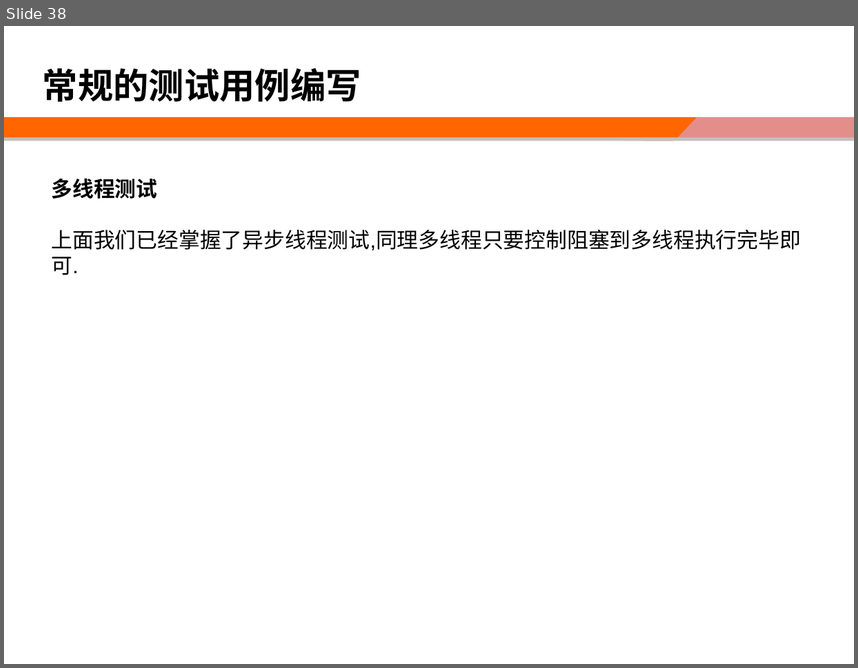
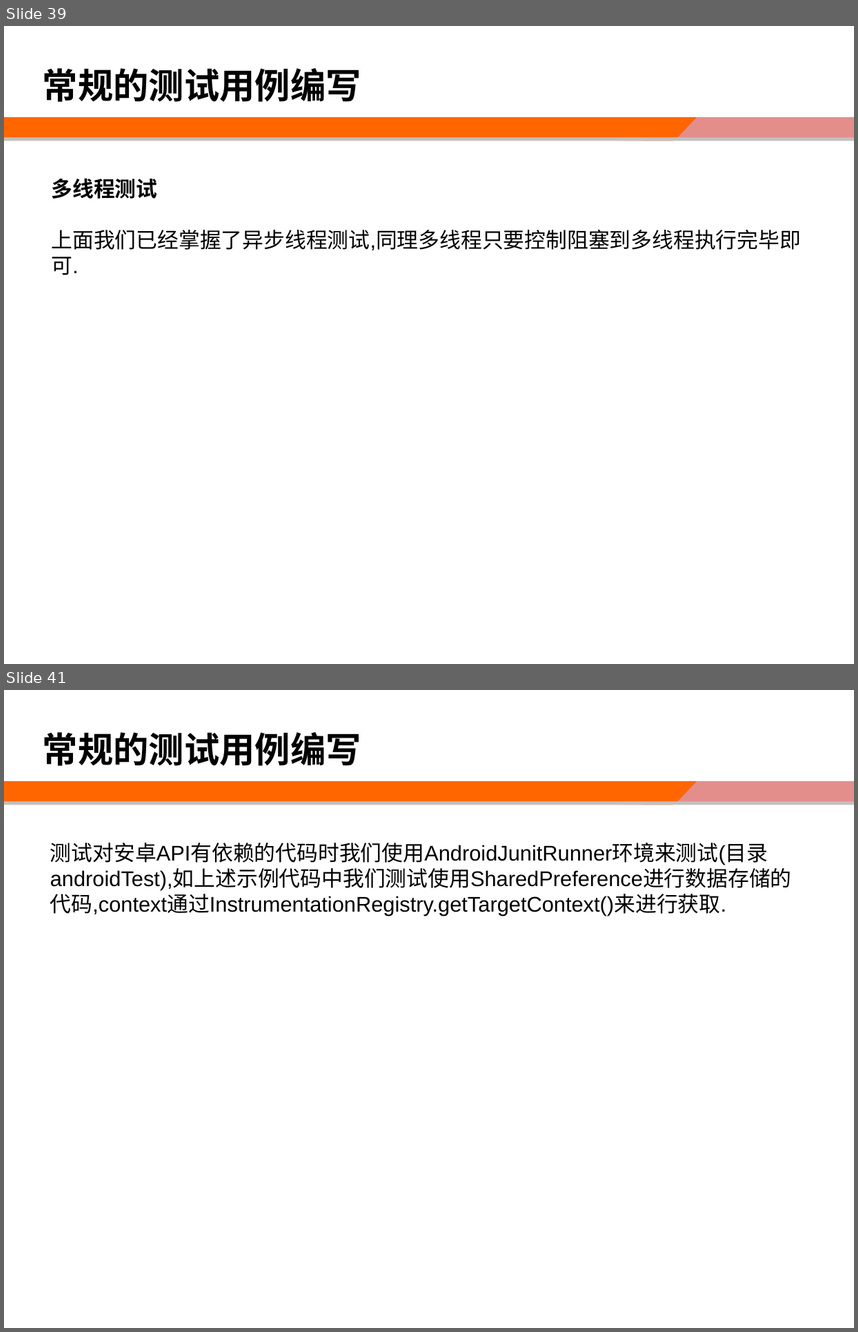
Before and after one commit to zhaosw/doc, a slide deck: 单元测试教程.ppt. Shown one above the other, each under a label of ours: slide 38 before the commit, slides 39 and 41 after it; the slides between them are not shown. The pictures are 858x668 and 858x1332 pixels, drawn with LibreOffice and Linux fonts; fonts in the diff are those of the drawing; background and template pictures are left out. Boxes give left, top, right and bottom in pixels: in the first picture for what was removed or moved away, otherwise in the second. Text is boxed around its words. In the diff, an @@ line names an element or a change of style, - is before the commit and + after.

```diff
--- a/单元测试教程.ppt
+++ b/单元测试教程.ppt
@@ slide 41 added at (x1=4, y1=690, x2=854, y2=1328), background #FFFFFF; not listed: 4 template elements that a slide beside it also shows @@
@@ text added at (x1=43, y1=732, x2=361, y2=766), 30 pt, text #000000, bold @@
+常规的测试用例编写
@@ text added at (x1=50, y1=842, x2=792, y2=916), 18 pt, text #000000 @@
+测试对安卓API有依赖的代码时我们使用AndroidJunitRunner环境来测试(目录androidTest),如上述示例代码中我们测试使用SharedPreference进行数据存储的代码,context通过InstrumentationRegistry.getTargetContext()来进行获取.
@@ what was slide 38 is now slide 39 @@
```
Also in this commit, not shown: 1 slide changed, 2 other slides added.
